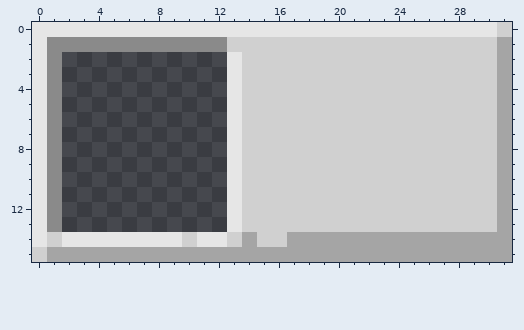
Two versions of one pixel-art file, img/ui/profile_card.aseprite. Above: the version before the commit.
32x16 pixels, 1 frame.
The same view after the edit:
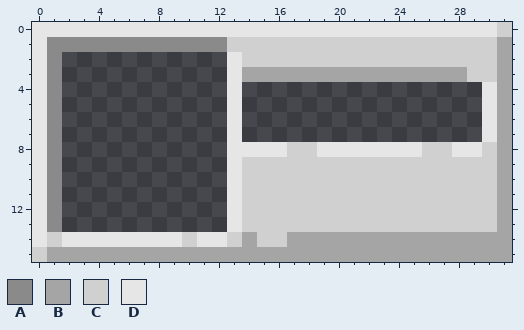
Palette (. is transparent): A #8a8a8a  B #a5a5a5  C #d0d0d0  D #e6e6e6
The edit:
--- layers "Layer 2", "Layer 1"
@@ x 12..31 @@
  2 .DCCCCCCCCCCCCCCCCCB
- 3 .DCCCCCCCCCCCCCCCCCB
- 4 .DCCCCCCCCCCCCCCCCCB
- 5 .DCCCCCCCCCCCCCCCCCB
- 6 .DCCCCCCCCCCCCCCCCCB
- 7 .DCCCCCCCCCCCCCCCCCB
- 8 .DCCCCCCCCCCCCCCCCCB
+ 3 .DBBBBBBBBBBBBBBBCCB
+ 4 .D................DB
+ 5 .D................DB
+ 6 .D................DB
+ 7 .D................DB
+ 8 .DDDDCCDDDDDDDCCDDCB
  9 .DCCCCCCCCCCCCCCCCCB
Boxes around the changes in both pictures, in picture pixels (x1, y1, x2, y2):
changed: (242, 67, 497, 157)
